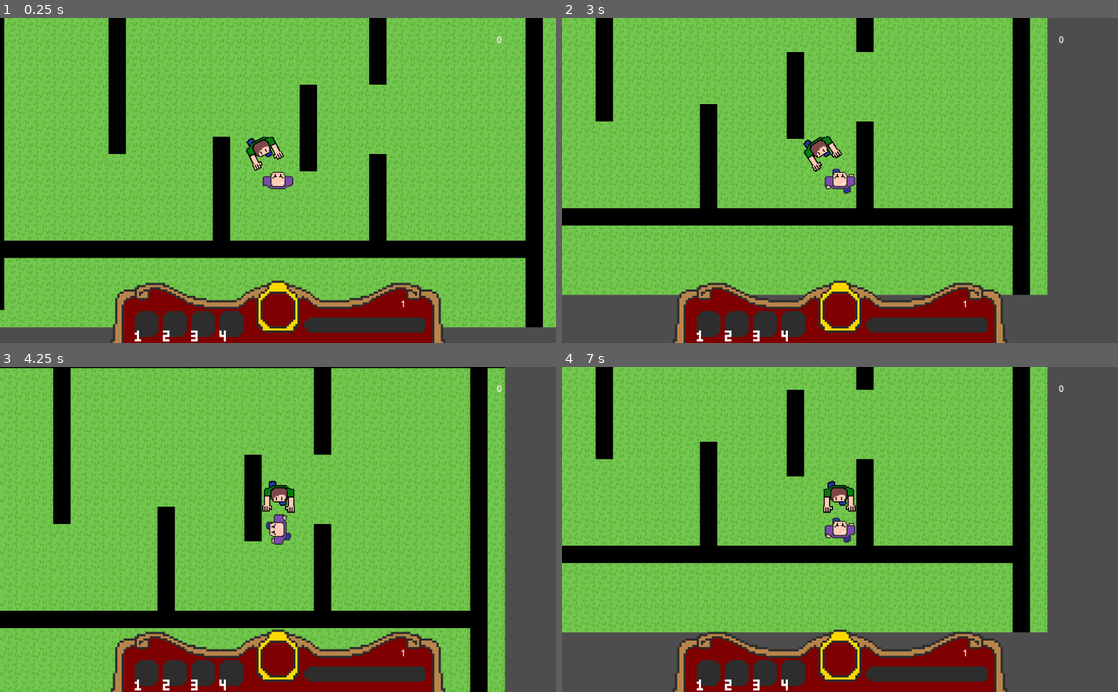
Above: before the commit, frames 1-4 (two rows, left to right).
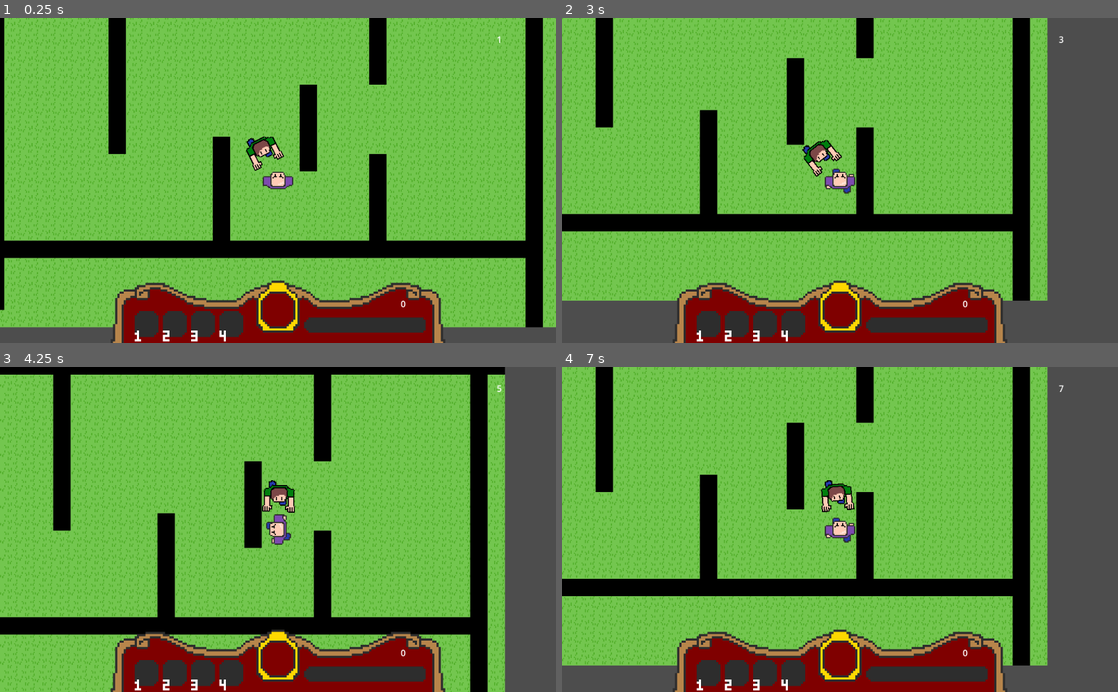
Above: after the commit, the same moments.

Repository: JessicaCC-gd/GGJ2024-2_4_1
Game: Godot game, scene res://level.tscn
Two runs of this game, one before a commit and one after it. Both use one fixed random seed, a clock stepped at 60 frames per second and the inputs below.
Inputs:
- Up to frame 1 (0.25 s): no input
- Up to frame 2 (3 s): hold Right (move_right) 0.53-1.28 s; hold Down (move_down) 1.28-2.03 s; tap Enter at 2 s; hold Right (move_right) 2.03-2.78 s; hold Up (move_up) from 2.78 s (still down)
- Up to frame 3 (4.25 s): release Up (move_up) at 3.53 s; hold Left (move_left) from 3.53 s (still down)
- Up to frame 4 (7 s): release Left (move_left) at 5.03 s; hold Down (move_down) 5.03-5.78 s; hold Right (move_right) 5.78-6.53 s; hold Up (move_up) from 6.53 s (still down)

The runs differ from the first frame. In frame 1, less than 0.1% of the frame differs, in the area x 72-91%, y 5-90%; in frame 2, 14%; in frame 3, 16%; in frame 4, 23%, in the area x 0-91%, y 0-92%.

Commit message:
enemies damage player

Diff:
--- a/enemy.gd
+++ b/enemy.gd
@@ -5,12 +5,27 @@
 
 var direction = Vector2(0, 0)
 var speed = 30.0
+var damage_timer = Timer.new()
 
 func _ready():
-	pass
+	damage_timer.timeout.connect(damage_player)
+	damage_timer.wait_time = 1.0
+	add_child(damage_timer)
 
 func _physics_process(delta):
 	direction = (get_node("../Player").global_position - self.global_position).normalized()
 	_animated_sprite.rotation = atan2(direction.y, direction.x) + PI/2
 	velocity = direction * speed
 	move_and_slide()
+
+func damage_player():
+	get_node("../Player").laughter_meter += 1
+
+func _on_area_2d_body_entered(body):
+	if body.name == "Player":
+		damage_player()
+		damage_timer.start()
+
+func _on_area_2d_body_exited(body):
+	if body.name == "Player":
+		damage_timer.paused = true
--- a/enemy.tscn
+++ b/enemy.tscn
@@ -59,6 +59,9 @@
 [sub_resource type="CircleShape2D" id="CircleShape2D_pe2hc"]
 radius = 16.0
 
+[sub_resource type="CircleShape2D" id="CircleShape2D_g0b37"]
+radius = 22.2036
+
 [node name="enemy" type="CharacterBody2D"]
 script = ExtResource("1_r2d8k")
 
@@ -68,3 +71,11 @@
 
 [node name="CollisionShape2D" type="CollisionShape2D" parent="."]
 shape = SubResource("CircleShape2D_pe2hc")
+
+[node name="Area2D" type="Area2D" parent="."]
+
+[node name="CollisionShape2D" type="CollisionShape2D" parent="Area2D"]
+shape = SubResource("CircleShape2D_g0b37")
+
+[connection signal="body_entered" from="Area2D" to="." method="_on_area_2d_body_entered"]
+[connection signal="body_exited" from="Area2D" to="." method="_on_area_2d_body_exited"]
--- a/player.gd
+++ b/player.gd
@@ -6,7 +6,6 @@
 var force = 100.0
 var current_damage = 0
 var laughter_meter = 0
-var damage_timer = Timer.new()
 var trail = Trail.new()
 var scent_timer = Timer.new()
 
@@ -21,8 +20,6 @@
 
 
 func _ready():
-	damage_timer.wait_time = 1.0
-	damage_timer.timeout.connect(damage)
 	scent_timer.wait_time = 1.0
 	scent_timer.timeout.connect(drop_scent)
 	add_child(scent_timer)
@@ -72,16 +69,3 @@
 		_animated_sprite.rotation_degrees = 0
 	elif input_dir.x == 0 && input_dir.y > 0:
 		_animated_sprite.rotation_degrees = 180
-
-func damage():
-	laughter_meter += current_damage
-
-func _on_area_2d_body_entered(body):
-	if current_damage == 0:
-		damage_timer.start
-	if body.name == "enemy":
-		current_damage += 1
-
-func _on_area_2d_body_exited(body):
-	if body.name == "enemy":
-		current_damage -= 1
Not shown: 1 places in enemy.tscn that only renumber resources
Not shown: 1 places in level.tscn that only renumber resources
